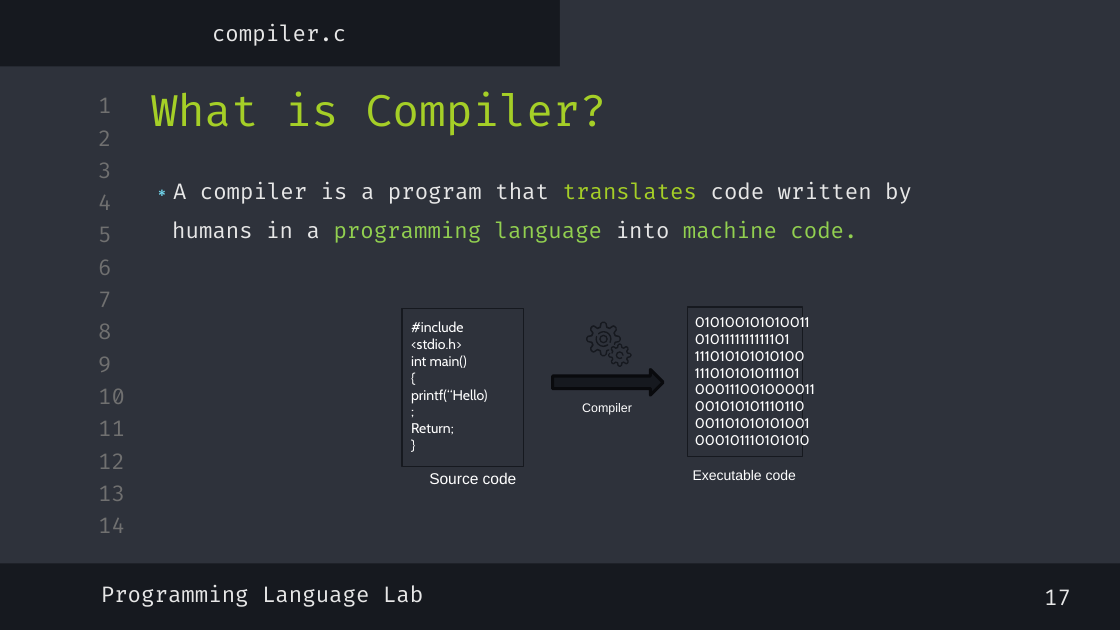
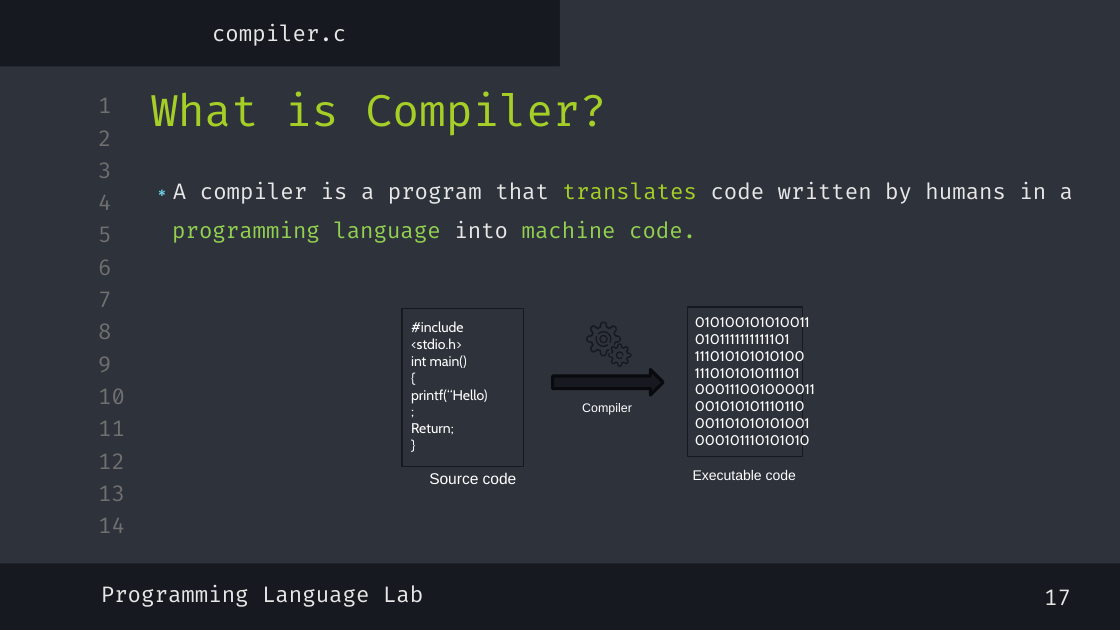
Before and after one commit to shayan-naghizadeh/C-Lab-AUT, a slide deck: slide 20 of slides/1.Introduction/Intro.pptx. Drawn at 1120x630 pixels with LibreOffice and Linux fonts; fonts in the diff are those of the drawing. Boxes give left, top, right and bottom in pixels: in the first picture for what was removed or moved away, otherwise in the second. Text is boxed around its words. In the diff, an @@ line names an element or a change of style, - is before the commit and + after.

```diff
--- a/slides/1.Introduction/Intro.pptx
+++ b/slides/1.Introduction/Intro.pptx
@@ text "A compiler is a program ..." rewrapped from (172,182,912,243) to (172,182,1073,243) @@
```
Also in this commit, not shown: 11 other slides changed.
